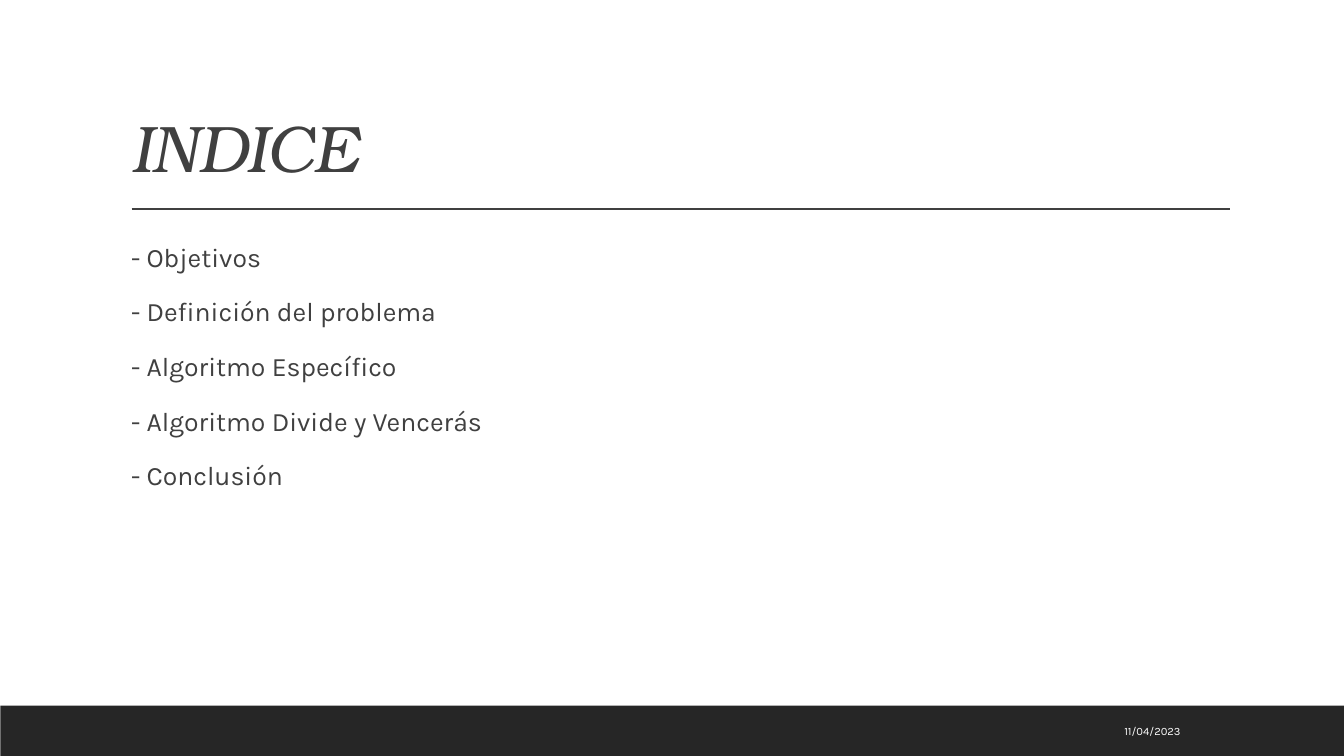
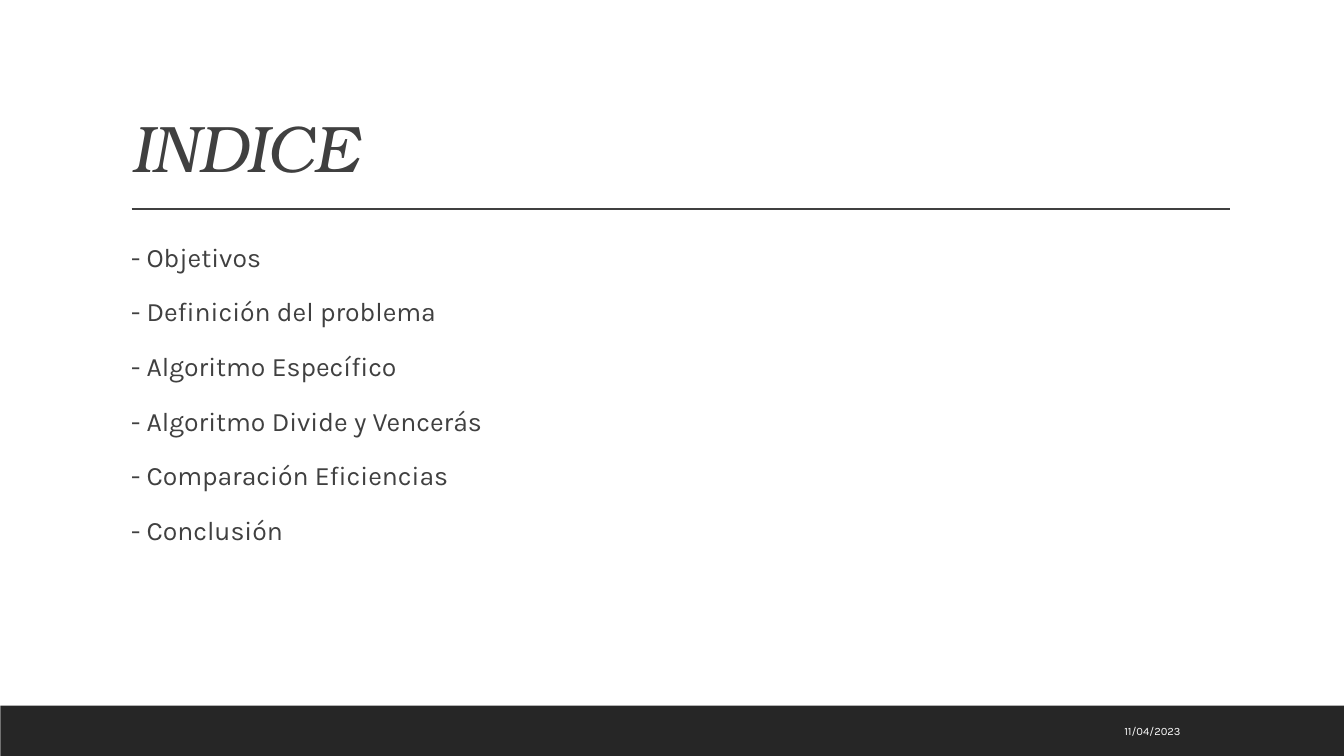
Before and after one commit to MarioLndz/Practica2DyV, a slide deck: slide 2 of PresentaciónPráctica2.pptx. Drawn at 1344x756 pixels with LibreOffice and Linux fonts; fonts in the diff are those of the drawing. Boxes give left, top, right and bottom in pixels: in the first picture for what was removed or moved away, otherwise in the second. Text is boxed around its words. In the diff, an @@ line names an element or a change of style, - is before the commit and + after.

```diff
--- a/PresentaciónPráctica2.pptx
+++ b/PresentaciónPráctica2.pptx
@@ text at box(147, 465, 448, 492): paragraph added @@
+  - Comparación Eficiencias
```
Also in this commit, not shown: 4 other slides changed, 21 slides added.
